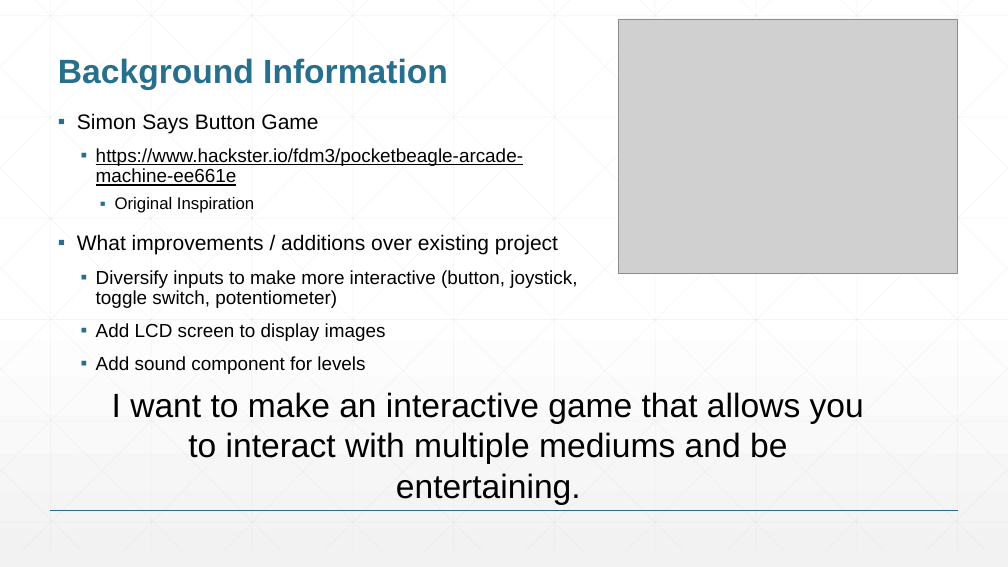
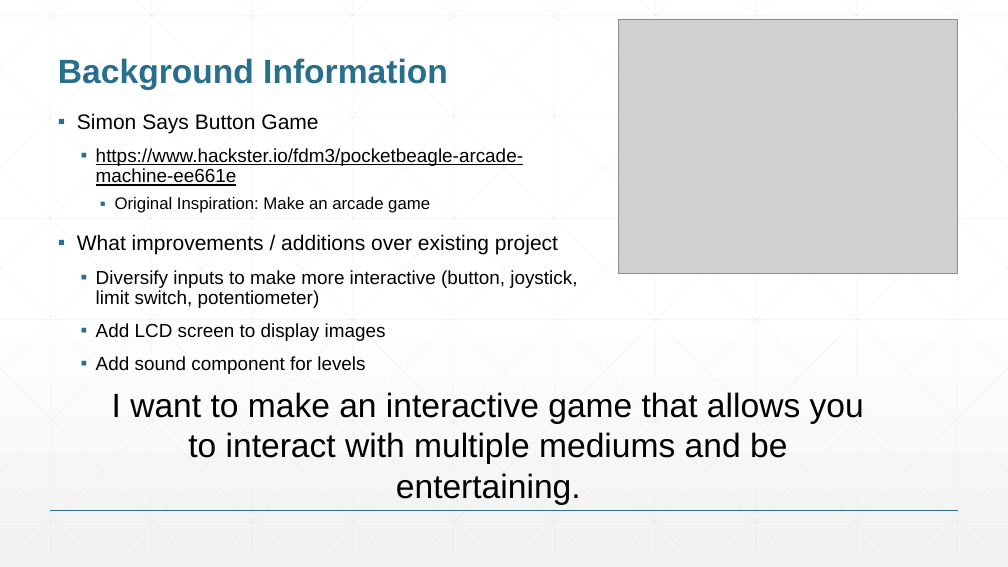
Before and after one commit to erickmor/ENGI301, a slide deck: slide 2 of project_01/docs/ErickMorales_ENGI301_project_proposal.pptx. Drawn at 1008x567 pixels with LibreOffice and Linux fonts; fonts in the diff are those of the drawing; grey boxes stand for pictures. Boxes give left, top, right and bottom in pixels: in the first picture for what was removed or moved away, otherwise in the second. Text is boxed around its words. In the diff, an @@ line names an element or a change of style, - is before the commit and + after.

```diff
--- a/project_01/docs/ErickMorales_ENGI301_project_proposal.pptx
+++ b/project_01/docs/ErickMorales_ENGI301_project_proposal.pptx
@@ text at box(115, 197, 430, 213): text changed @@
-    ▪ Original Inspiration
+    ▪ Original Inspiration: Make an arcade game
@@ text at box(96, 270, 577, 308): text changed @@
-  ▪ Diversify inputs to make more interactive (button, joystick, toggle switch, potentiometer)
+  ▪ Diversify inputs to make more interactive (button, joystick, limit switch, potentiometer)
```
Also in this commit, not shown: 3 other slides changed.
